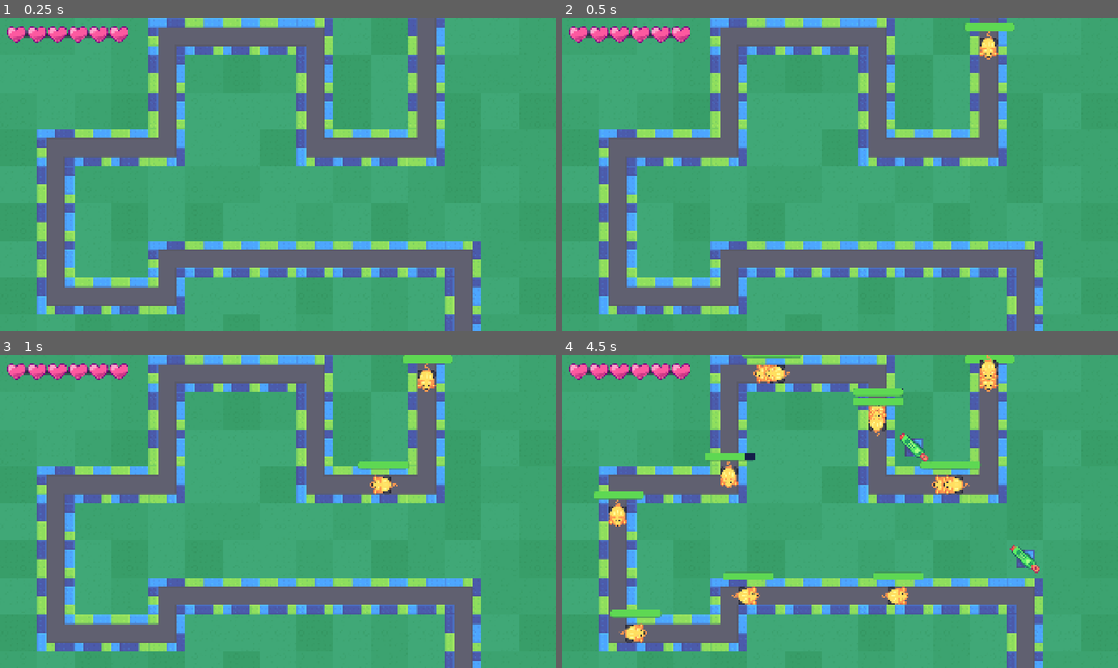
Above: before the commit, frames 1-4 (two rows, left to right).
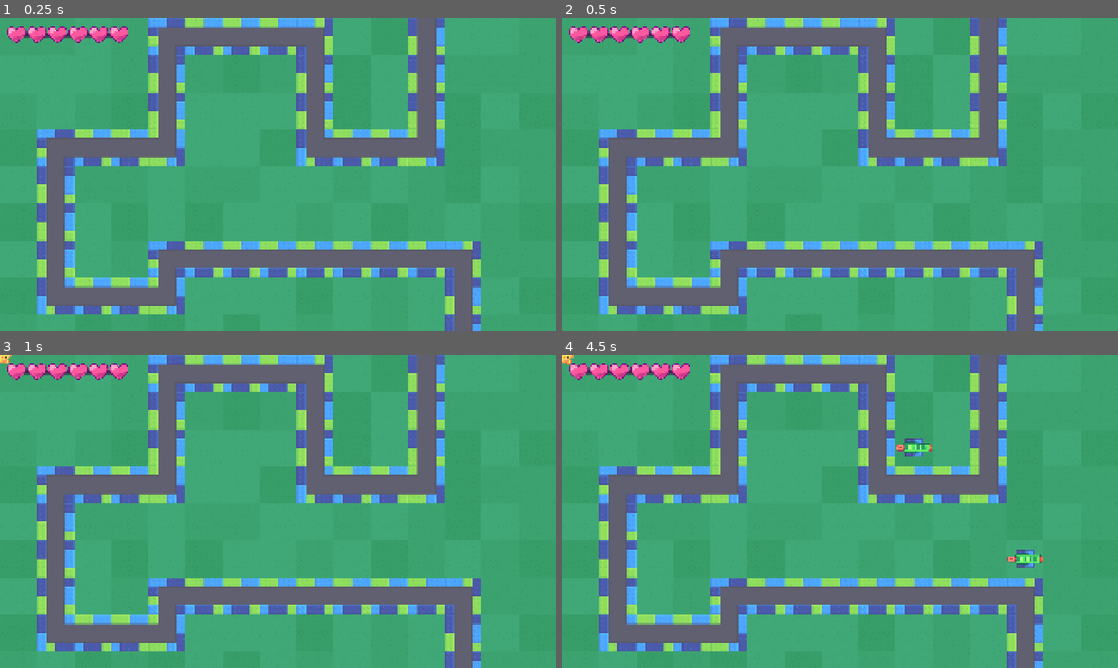
Above: after the commit, the same moments.

Repository: sand01man/TowerDefense
Game: Godot game, scene res://tower_defense.tscn
Same seed, same stepped clock (60 frames per second), same inputs: the game is played once before the commit and once after it.
Inputs (mouse positions are in pixels of both pictures, inside the frame that each line leads up to):
- Up to frame 1 (0.25 s): no input
- Up to frame 2 (0.5 s): no input
- Up to frame 3 (1 s): move the mouse to (400, 495) at 0.52 s; press the mouse at (400, 495) at 0.53 s
- Up to frame 4 (4.5 s): move the mouse to (728, 527) at 1.27 s; release the mouse at (728, 527) at 1.28 s; right-click (728, 527) at 1.35 s; move the mouse to (895, 442) at 2.02 s; press the mouse at (895, 442) at 2.03 s; move the mouse to (812, 574) at 2.77 s; release the mouse at (812, 574) at 2.78 s; right-click (812, 574) at 2.85 s; move the mouse to (1006, 558) at 3.52 s; press the mouse at (1006, 558) at 3.53 s; move the mouse to (673, 464) at 4.27 s; release the mouse at (673, 464) at 4.28 s; right-click (673, 464) at 4.35 s

Frame 1 is identical in both runs. In frame 2, 0.4% of the frame differs, in the area x 72-82%, y 1-14%; in frame 3, 0.9%; in frame 4, 4.8%, in the area x 0-87%, y 0-92%.

Commit message:
having some problems here

Diff:
--- a/mob_spawner.gd
+++ b/mob_spawner.gd
@@ -1,5 +1,6 @@
 class_name MobSpawner extends Node2D
-@onready var _path: Path2D = %Path2D
+var _path := Path2D.new()
+@onready var road: Roads = %Road
 var mob_packed_scene = preload("res://mobs/mob.tscn")
 @onready var timer: Timer = %Timer
 @onready var winscreen: Control = %Winscreen
@@ -15,6 +16,16 @@
 	spawn_mob()
 	waves_begun += 1
 	timer.start()
+	_path.top_level = true
+	add_child(_path)
+	_path.curve = Curve2D.new()
+
+
+
+func initialize_path(points: PackedVector2Array) -> void:
+	_path.curve.clear_points()
+	for point in points:
+		_path.curve.add_point(point)
 
 func spawn_mob() -> void:
 	if waves_begun <= wave_amount:
--- a/mobs/mob.gd
+++ b/mobs/mob.gd
@@ -1,4 +1,5 @@
 class_name Mob extends Area2D
+@onready var sprite_2d: Sprite2D = %Sprite2D
 
 @onready var _bar_pivot: Node2D = %BarPivot
 
@@ -37,3 +38,7 @@
 
 func _physics_process(delta: float) -> void:
 	_bar_pivot.global_rotation = 0.0
+	var last_global_rotation := 0.0
+	var target_rotation = get_parent().global_rotation
+	last_global_rotation = lerp_angle(last_global_rotation, target_rotation, delta * 6.0)
+	sprite_2d.global_rotation = last_global_rotation
--- a/mobs/mob.tscn
+++ b/mobs/mob.tscn
@@ -30,6 +30,7 @@
 shape = SubResource("CircleShape2D_fgbma")
 
 [node name="Sprite2D" type="Sprite2D" parent="." unique_id=286676206]
+unique_name_in_owner = true
 position = Vector2(-5, 0)
 texture = ExtResource("1_bteyy")
 
--- a/road.gd
+++ b/road.gd
@@ -1,12 +1,13 @@
 class_name Roads extends TileMapLayer
-
-@onready var road: Roads = %Road
 
 var astar_2d := AStar2D.new()
 var road_tiles := get_used_cells()
 
 var map_size = get_used_rect().size
 
+
+func _ready() -> void:
+	_prepare_pathfinding_graph()
 
 func _prepare_pathfinding_graph() -> void:
 	for current_cell: Vector2i in road_tiles:
@@ -21,3 +22,21 @@
 			var neighbor_position := current_cell + current_neighbor
 			if get_cell_source_id(neighbor_position) == -1:
 				continue
+			var current_cell_index := _calculate_index(current_cell)
+			var next_index := _calculate_index(neighbor_position)
+
+			if not astar_2d.are_points_connected(current_cell_index, next_index):
+				astar_2d.connect_points(current_cell_index, next_index)
+
+func find_path_to_target(mob_spawner_node: Node2D, target_node: Node2D) -> PackedVector2Array:
+		var target_position := local_to_map(target_node.global_position)
+		var start_position := local_to_map(mob_spawner_node.global_position)
+
+		var start_index := _calculate_index(start_position)
+		var end_index := _calculate_index(target_position)
+
+		var cell_coordinates := astar_2d.get_point_path(start_index, end_index)
+		var world_coordinates := PackedVector2Array()
+		for current_cell in cell_coordinates:
+			world_coordinates.append(map_to_local(current_cell))
+		return world_coordinates
--- a/tower_defense.gd
+++ b/tower_defense.gd
@@ -11,6 +11,10 @@
 		func (_other_area: Area2D) -> void:
 			PlayerUI.health -= 1
 	)
+	for current_child: Node in get_children():
+		if current_child is MobSpawner:
+			var path = _roads.find_path_to_target(current_child, _player_hurtbox)
+			current_child.initialize_path(path)
 
 func _unhandled_input(event: InputEvent) -> void:
 	if event.is_action_pressed("left_mouse_click"):
--- a/tower_defense.tscn
+++ b/tower_defense.tscn
@@ -3,16 +3,8 @@
 [ext_resource type="TileSet" uid="uid://buxud23yyccyi" path="res://map/tileset.tres" id="1_g65fu"]
 [ext_resource type="Script" uid="uid://dth5oftiogoyh" path="res://tower_defense.gd" id="1_l7pho"]
 [ext_resource type="Script" uid="uid://b3gyne728wpef" path="res://mob_spawner.gd" id="2_l7pho"]
-[ext_resource type="Script" uid="uid://clrwtq44oa23r" path="res://mob_path_follow.gd" id="2_pdqjs"]
-[ext_resource type="PackedScene" uid="uid://bdtknw27u8ldw" path="res://mobs/mob.tscn" id="3_l7pho"]
 [ext_resource type="Script" uid="uid://egjy4xt62lpf" path="res://road.gd" id="3_rqaol"]
 [ext_resource type="PackedScene" uid="uid://boink4jjwtbi1" path="res://winscreen.tscn" id="8_6t0jg"]
-
-[sub_resource type="Curve2D" id="Curve2D_4xjh4"]
-_data = {
-"points": PackedVector2Array(0, 0, 0, 0, 1472, -400, 0, 0, 0, 0, 1472, 448, 0, 0, 0, 0, 1088, 448, 0, 0, 0, 0, 1088, 64, 0, 0, 0, 0, 576, 64, 0, 0, 0, 0, 576, 448, 0, 0, 0, 0, 192, 448, 0, 0, 0, 0, 192, 960, 0, 0, 0, 0, 576, 960, 0, 0, 0, 0, 576, 832, 0, 0, 0, 0, 1600, 832, 0, 0, 0, 0, 1600, 1264)
-}
-point_count = 12
 
 [sub_resource type="RectangleShape2D" id="RectangleShape2D_pdqjs"]
 size = Vector2(92, 58)
@@ -28,6 +20,16 @@
 tile_set = ExtResource("1_g65fu")
 collision_enabled = false
 
+[node name="MobSpawner" type="Node2D" parent="." unique_id=436837330]
+position = Vector2(1472, -322)
+script = ExtResource("2_l7pho")
+timer_wait_time = 0.5
+wave_interval = 1.0
+
+[node name="Timer" type="Timer" parent="MobSpawner" unique_id=497988311]
+unique_name_in_owner = true
+wait_time = 2.0
+
 [node name="Road" type="TileMapLayer" parent="." unique_id=490652046]
 unique_name_in_owner = true
 z_index = -90
@@ -35,30 +37,6 @@
 tile_set = ExtResource("1_g65fu")
 collision_enabled = false
 script = ExtResource("3_rqaol")
-
-[node name="MobSpawner" type="Node2D" parent="Road" unique_id=436837330]
-script = ExtResource("2_l7pho")
-timer_wait_time = 0.5
-wave_interval = 1.0
-
-[node name="Timer" type="Timer" parent="Road/MobSpawner" unique_id=497988311]
-unique_name_in_owner = true
-wait_time = 2.0
-
-[node name="Path2D" type="Path2D" parent="Road/MobSpawner" unique_id=84694024]
-unique_name_in_owner = true
-curve = SubResource("Curve2D_4xjh4")
-
-[node name="PathFollow2D" type="PathFollow2D" parent="Road/MobSpawner/Path2D" unique_id=1784401130]
-position = Vector2(1472, -400)
-rotation = 1.5707964
-loop = false
-script = ExtResource("2_pdqjs")
-
-[node name="Mob" parent="Road/MobSpawner/Path2D/PathFollow2D" unique_id=1521734940 instance=ExtResource("3_l7pho")]
-unique_name_in_owner = true
-position = Vector2(-6.8189765e-06, 0)
-speed = 1000.0
 
 [node name="PlayerHurtBox" type="Area2D" parent="." unique_id=955087034]
 unique_name_in_owner = true
